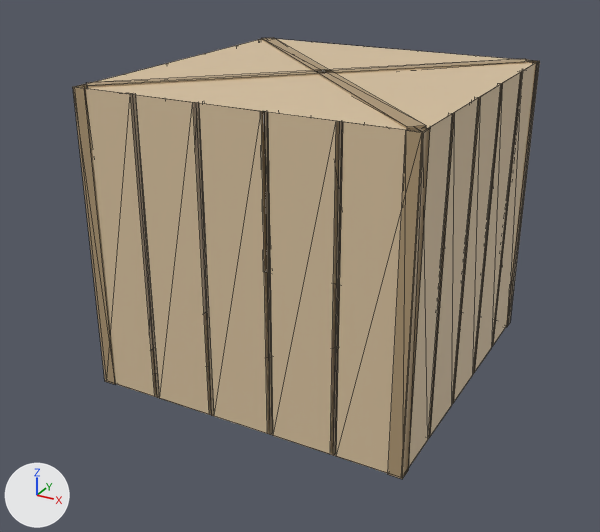
An edit to the OBJ model models/crate/wooden_crate.obj, drawn before and after from the same camera.
Both versions are drawn from a 50 mm lens placed at (1.214, -2.364, 1.498), pointed at (-0.032, -0.097, 0.364). Lighting does not change. The marker at lower left points along +X, +Y and +Z. The older version comes first. Mesh edges are drawn as thin lines. Where no turn or scale is listed for an object, it has been applied to the vertices.

Names of what the first picture shows: 'WoodenCrate'.
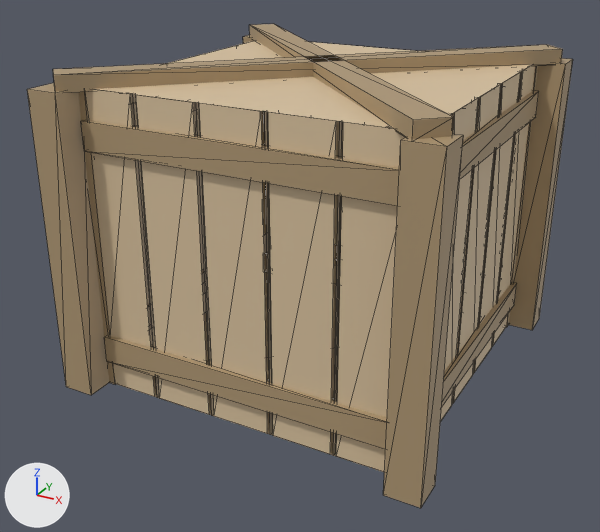
The change, as a diff of the scene's bpy script:
```diff
--- a/models/crate/wooden_crate.obj.py
+++ b/models/crate/wooden_crate.obj.py
@@ me_woodencrate @@
 # used by ob_woodencrate; location = (0.0, 0.0, 0.0)
-me_woodencrate.from_pydata(...)  # 200 vertices, 148 faces; spans x -0.544..0.544, y -0.544..0.545, z 0.0..1.005
+me_woodencrate.from_pydata(...)  # 312 vertices, 316 faces; spans x -0.635..0.635, y -0.635..0.635, z 0.0..1.045
+# me_woodencrate part 1: a new loose piece, a box spanning x 0.525..0.635, y -0.635..-0.525, z 0.0..1.0, in mat_cratetrimmat_001 (beige #af9874)
+# me_woodencrate part 2: a new loose piece, a box spanning x -0.635..-0.525, y -0.635..-0.525, z 0.0..1.0, in mat_cratetrimmat_001 (beige #af9874)
+# me_woodencrate part 3: a new loose piece, a box spanning x -0.635..-0.525, y 0.525..0.635, z 0.0..1.0, in mat_cratetrimmat_001 (beige #af9874)
+# me_woodencrate part 4: a new loose piece, a box spanning x 0.525..0.635, y 0.525..0.635, z 0.0..1.0, in mat_cratetrimmat_001 (beige #af9874)
+# me_woodencrate part 5: a new loose piece, a box spanning x 0.525..0.56, y -0.512..0.512, z 0.095..0.185, in mat_cratetrimmat_001 (beige #af9874)
+# me_woodencrate part 6: a new loose piece, a box spanning x -0.56..-0.525, y -0.512..0.512, z 0.095..0.185, in mat_cratetrimmat_001 (beige #af9874)
+# me_woodencrate part 7: a new loose piece, a box spanning x -0.512..0.512, y -0.56..-0.525, z 0.095..0.185, in mat_cratetrimmat_001 (beige #af9874)
+# me_woodencrate part 8: a new loose piece, a box spanning x -0.512..0.512, y 0.525..0.56, z 0.095..0.185, in mat_cratetrimmat_001 (beige #af9874)
+# me_woodencrate part 9: a new loose piece, a box spanning x 0.525..0.56, y -0.512..0.512, z 0.815..0.905, in mat_cratetrimmat_001 (beige #af9874)
+# me_woodencrate part 10: a new loose piece, a box spanning x -0.56..-0.525, y -0.512..0.512, z 0.815..0.905, in mat_cratetrimmat_001 (beige #af9874)
+# me_woodencrate part 11: a new loose piece, a box spanning x -0.512..0.512, y -0.56..-0.525, z 0.815..0.905, in mat_cratetrimmat_001 (beige #af9874)
+# me_woodencrate part 12
+# 20 faces are deleted
+# 8 vertices are added at x -0.615..0.615, y -0.615..0.615, z 0.995
+# 8 new vertices lie (0.0, 0.0, 0.05) away from vertices in x -0.615..0.615, y -0.615..0.615, z 0.995
+# 44 new faces join them, mat_cratetrimmat_001 (beige #af9874)
+# other edits to the shape of me_woodencrate do not show in these pictures
 me_woodencrate.materials.append(mat_cratewoodmat_001)
```

What differs and where, as boxes [x1, y1, x2, y2] in the pictures (600 x 532 px):
'WoodenCrate', reshaped (17% wider, 10% taller)
    before: [73, 38, 540, 479]
    after: [27, 24, 573, 508]
part 1 of me_woodencrate, added (beige)
    after: [383, 134, 463, 508]
part 2 of me_woodencrate, added (beige)
    after: [27, 83, 109, 395]
part 3 of me_woodencrate, added (mostly hidden)
    after: [243, 35, 254, 43]
part 4 of me_woodencrate, added (beige)
    after: [509, 58, 573, 330]
part 5 of me_woodencrate, added (beige)
    after: [441, 283, 517, 408]
part 6 of me_woodencrate, added (mostly hidden)
    after: [147, 233, 267, 330]
part 7 of me_woodencrate, added (beige)
    after: [104, 336, 387, 449]
part 8 of me_woodencrate, added (mostly hidden)
    after: [334, 243, 500, 296]
part 9 of me_woodencrate, added (beige)
    after: [460, 91, 539, 179]
part 10 of me_woodencrate, added (mostly hidden)
    after: [131, 97, 212, 126]
part 11 of me_woodencrate, added (beige)
    after: [81, 120, 399, 206]
part 12 of me_woodencrate, built on
    before: [84, 63, 536, 384]
    after: [53, 24, 563, 384]
